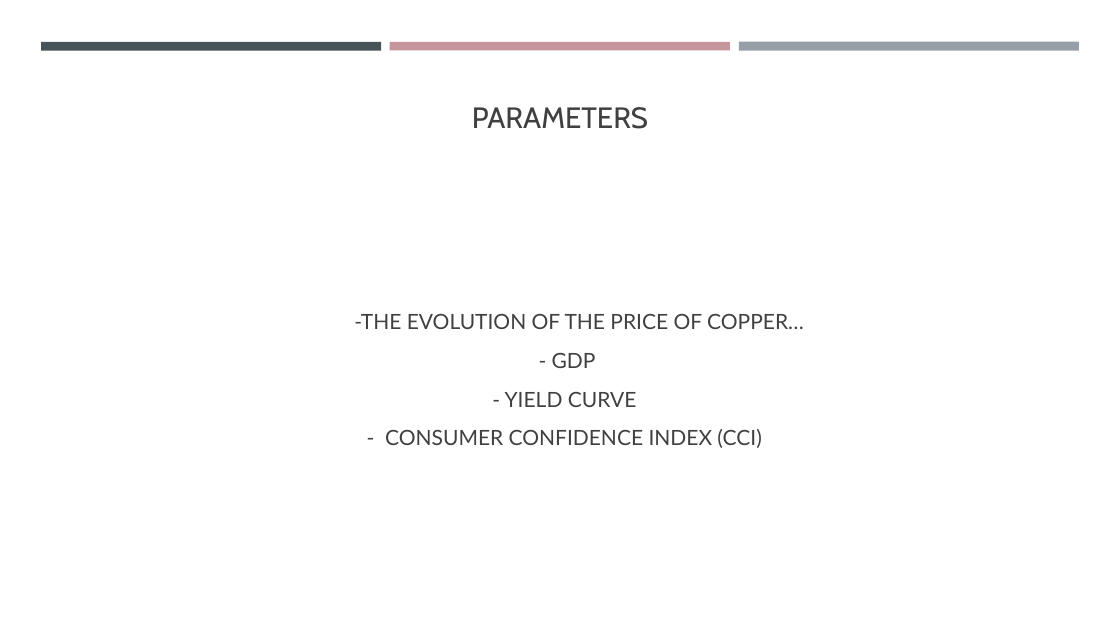
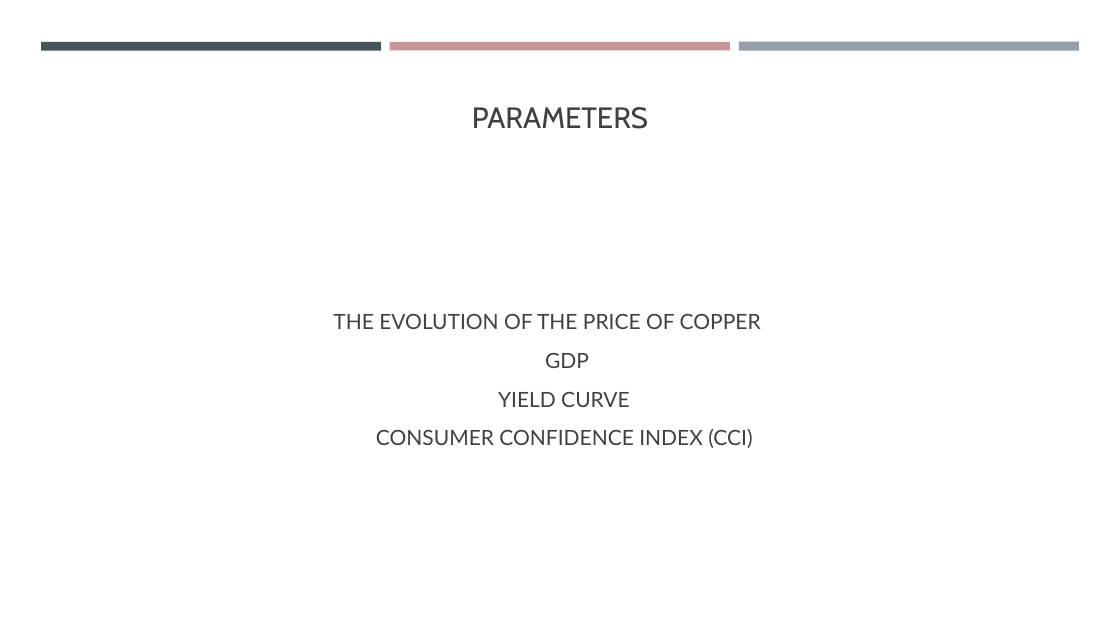
Before and after one commit to VladimirAutier/Project-Week-8-Final-Project, a slide deck: slide 3 of your-project/Final Project/Presentation & Eco insights/Copper, A New Economic Estimator ?.pptx. Drawn at 1120x630 pixels with LibreOffice and Linux fonts; fonts in the diff are those of the drawing. Boxes give left, top, right and bottom in pixels: in the first picture for what was removed or moved away, otherwise in the second. Text is boxed around its words. In the diff, an @@ line names an element or a change of style, - is before the commit and + after.

```diff
--- a/your-project/Final Project/Presentation & Eco insights/Copper, A New Economic Estimator ?.pptx
+++ b/your-project/Final Project/Presentation & Eco insights/Copper, A New Economic Estimator ?.pptx
@@ text at [333, 314, 761, 448]: text changed @@
--THE EVOLUTION OF THE PRICE OF COPPER…
-- GDP
-- YIELD CURVE
-- CONSUMER CONFIDENCE INDEX (CCI)
+THE EVOLUTION OF THE PRICE OF COPPER
+GDP
+YIELD CURVE
+CONSUMER CONFIDENCE INDEX (CCI)
```
Also in this commit, not shown: 6 other slides changed, 1 other file.
